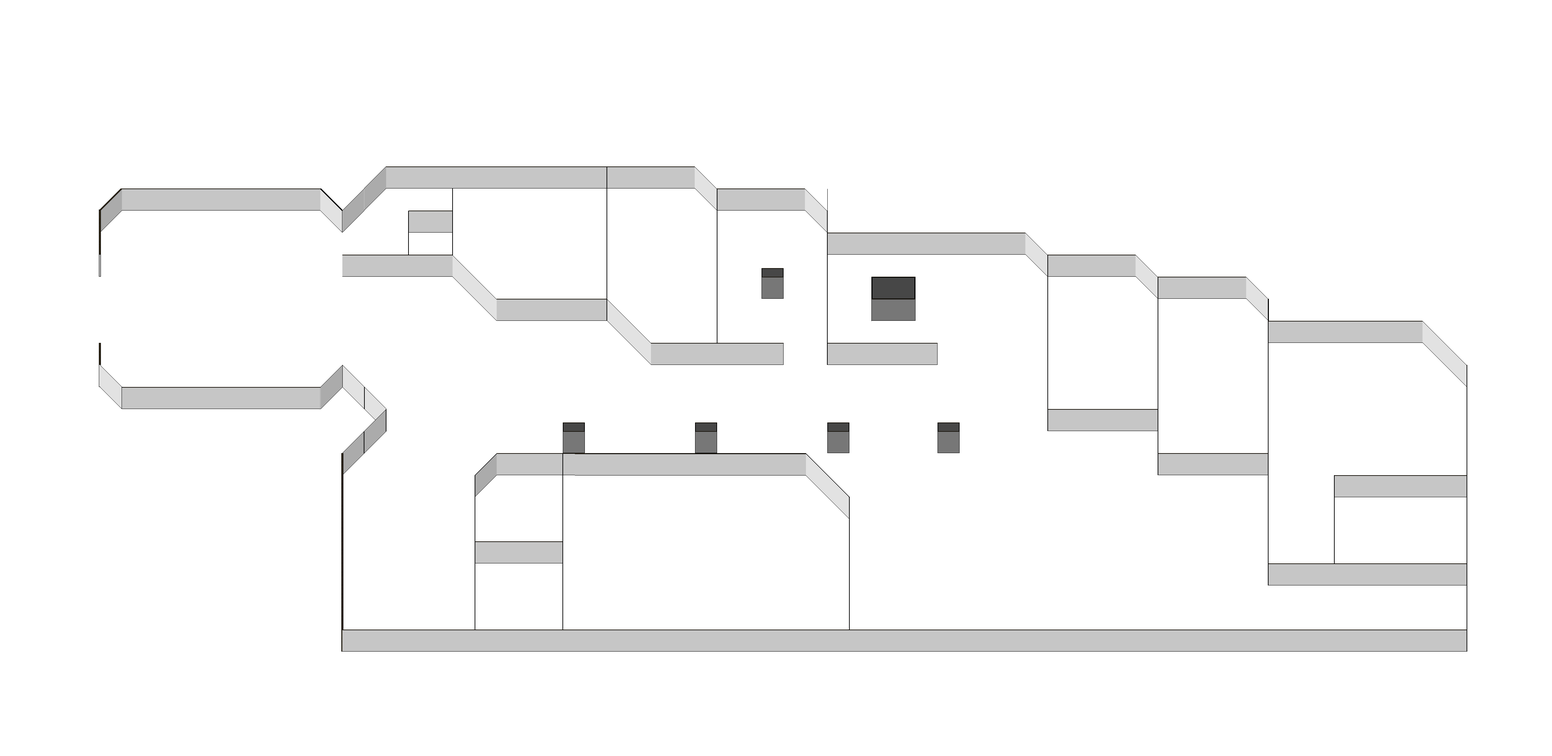
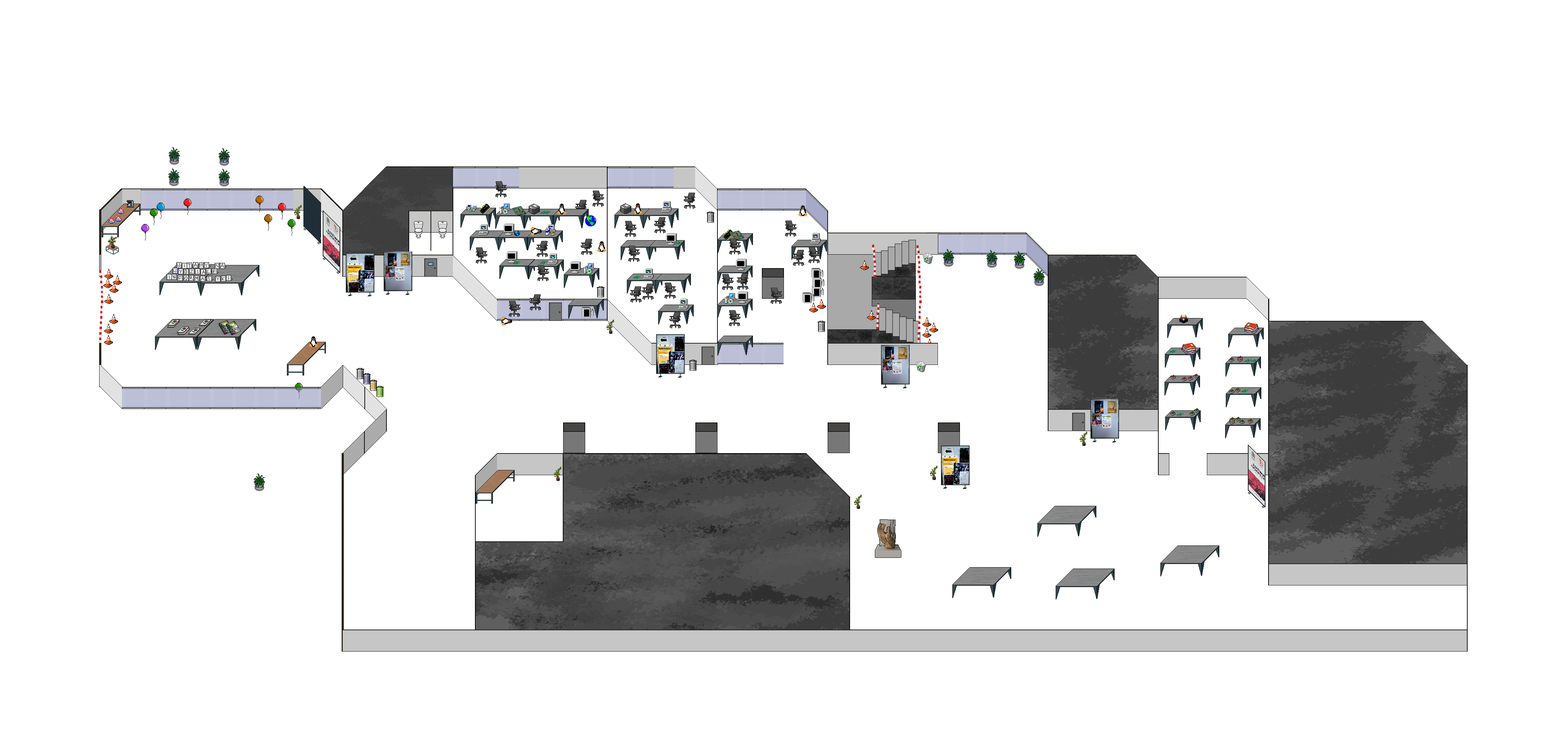
Comparing the layer stacks of the two 1552px x 756px images. Changes:
added layer "Layer #16" above "Pasted Layer #31" over [166, 262, 233, 282]
added layer "Pasted Layer #101" above "Pasted Layer #33" over [1090, 398, 1120, 443]
added layer "Pasted Layer #33" above "Pasted Layer #29" over [881, 344, 910, 389]
added layer "Pasted Layer #29" above "Pasted Layer #34" over [383, 251, 413, 295]
added layer "Pasted Layer #34" above "Pasted Layer #100" over [656, 334, 685, 378]
added layer "Pasted Layer #100" above "Pasted Layer #28" over [941, 445, 970, 489]
added layer "Pasted Layer #28" above "Layer #14" over [345, 252, 375, 297]
painted on "Pasted Layer" over [98, 166, 1468, 652]
added layer "Layer #7" above "Layer #6" over [197, 319, 257, 351]
added layer "Layer #6" above "Layer #20" over [155, 319, 214, 351]
added layer "Layer #60" above "Layer #59" over [1160, 545, 1220, 577]
added layer "Layer #59" above "Layer #58" over [1037, 505, 1097, 537]
added layer "Layer #58" above "Layer #57" over [1055, 568, 1115, 600]
added layer "Layer #57" above "Layer #5" over [952, 567, 1012, 599]
added layer "Layer #5" above "Layer #4" over [200, 264, 260, 296]
added layer "Layer #4" above "Pasted Layer #17" over [159, 264, 219, 296]
showed "Pasted Layer #1", painted on it over [98, 146, 1468, 652]
added layer "Layer #17" above "Layer #2" over [475, 469, 515, 504]
added layer "Layer #2" above "Layer #1" over [286, 341, 326, 376]
added layer "Layer #1" above "Pasted Layer #3" over [101, 203, 141, 238]
added layer "Layer #35" above "Layer #36" over [871, 239, 917, 277]
added layer "Layer #36" above "Layer #34" over [827, 254, 880, 343]
added layer "Layer #34" above "walls copy" over [871, 305, 921, 343]
added layer "walls copy" above "Pasted Layer #73" over [99, 166, 1468, 652]
…and 203 more changes (203 added)
